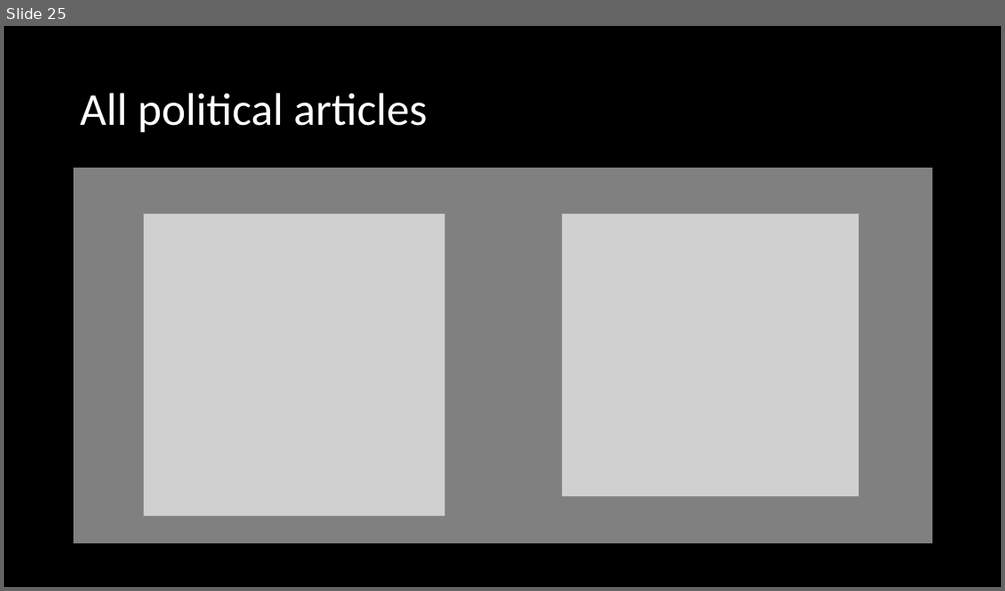
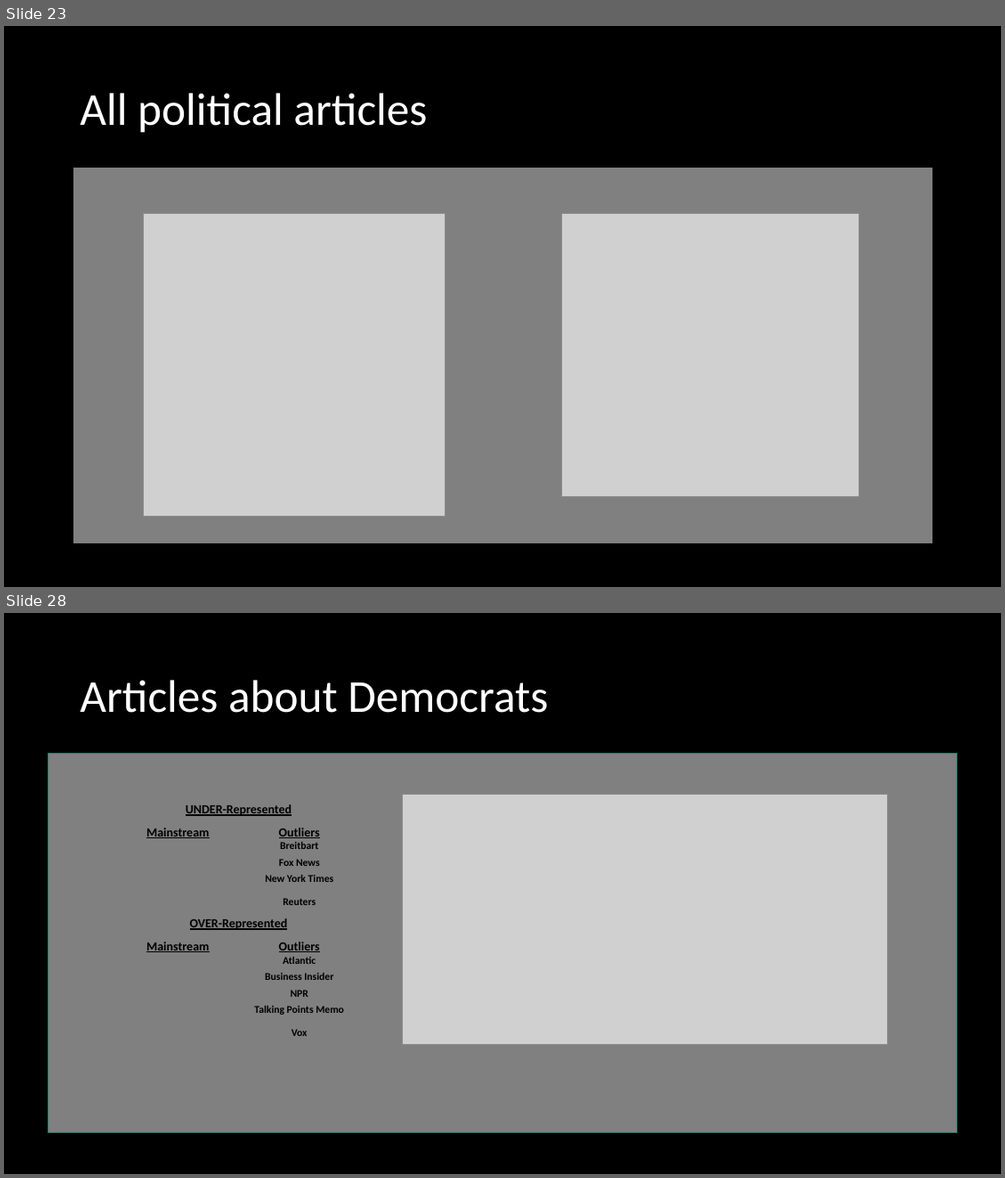
Before and after one commit to jrizcallah/Springboard, a slide deck: Springboard/capstone2/reports/sentiment_bias_presentation.pptx. Shown one above the other, each under a label of ours: slide 25 before the commit, slides 23 and 28 after it; the slides between them are not shown. The pictures are 1005x591 and 1005x1178 pixels, drawn with LibreOffice and Linux fonts; fonts in the diff are those of the drawing; grey boxes stand for pictures. Boxes give left, top, right and bottom in pixels: in the first picture for what was removed or moved away, otherwise in the second. Text is boxed around its words. In the diff, an @@ line names an element or a change of style, - is before the commit and + after.

```diff
--- a/Springboard/capstone2/reports/sentiment_bias_presentation.pptx
+++ b/Springboard/capstone2/reports/sentiment_bias_presentation.pptx
@@ slide 28 added at <box>4,613,1001,1174</box>, background #000000 @@
@@ title added at <box>80,680,548,713</box>, 44 pt, text #FFFFFF @@
+Articles about Democrats
@@ rectangle added at <box>48,753,957,1132</box>, fill #808080, outline #1E8168 1 pt @@
@@ table added at <box>117,794,359,1039</box>, 13 rows, 2 columns @@
+UNDER-Represented | 
+Mainstream | Outliers
+ | Breitbart
+ | Fox News
+ | New York Times
+ | Reuters
+OVER-Represented | 
+Mainstream | Outliers
+ | Atlantic
+ | Business Insider
+ | NPR
+ | Talking Points Memo
+ | Vox
@@ picture added at <box>403,794,887,1044</box> @@
@@ what was slide 25 is now slide 23 @@
```
Also in this commit, not shown: 1 slide changed, 7 other slides added, 2 slides removed, 9 other files.
